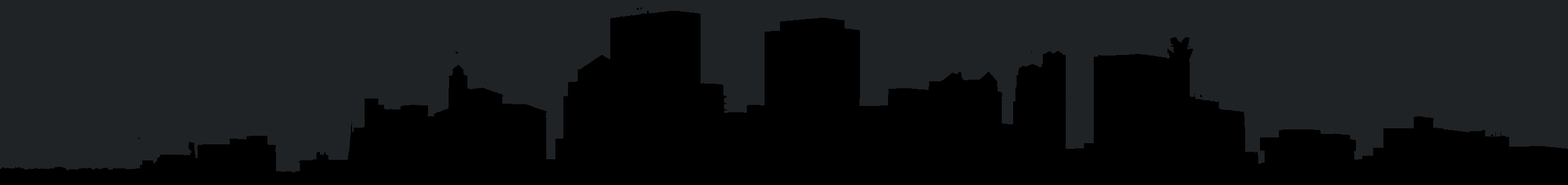
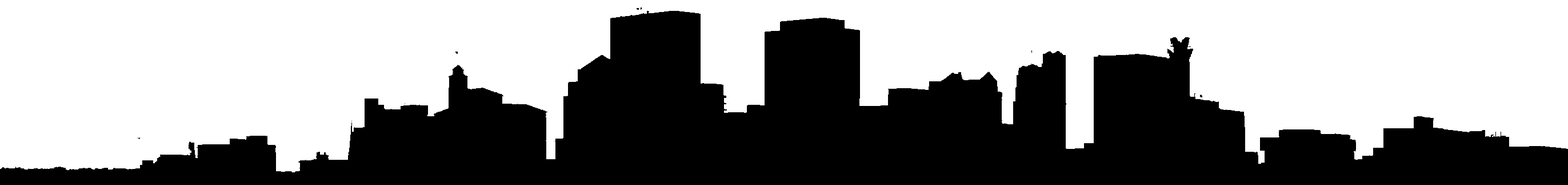
Two versions of the same layered image (1568×185). Layer-by-layer changes:
hid "Layer 4" over [0, 0, 1568, 172]
hid "Layer 3" over [0, 0, 1568, 172]
